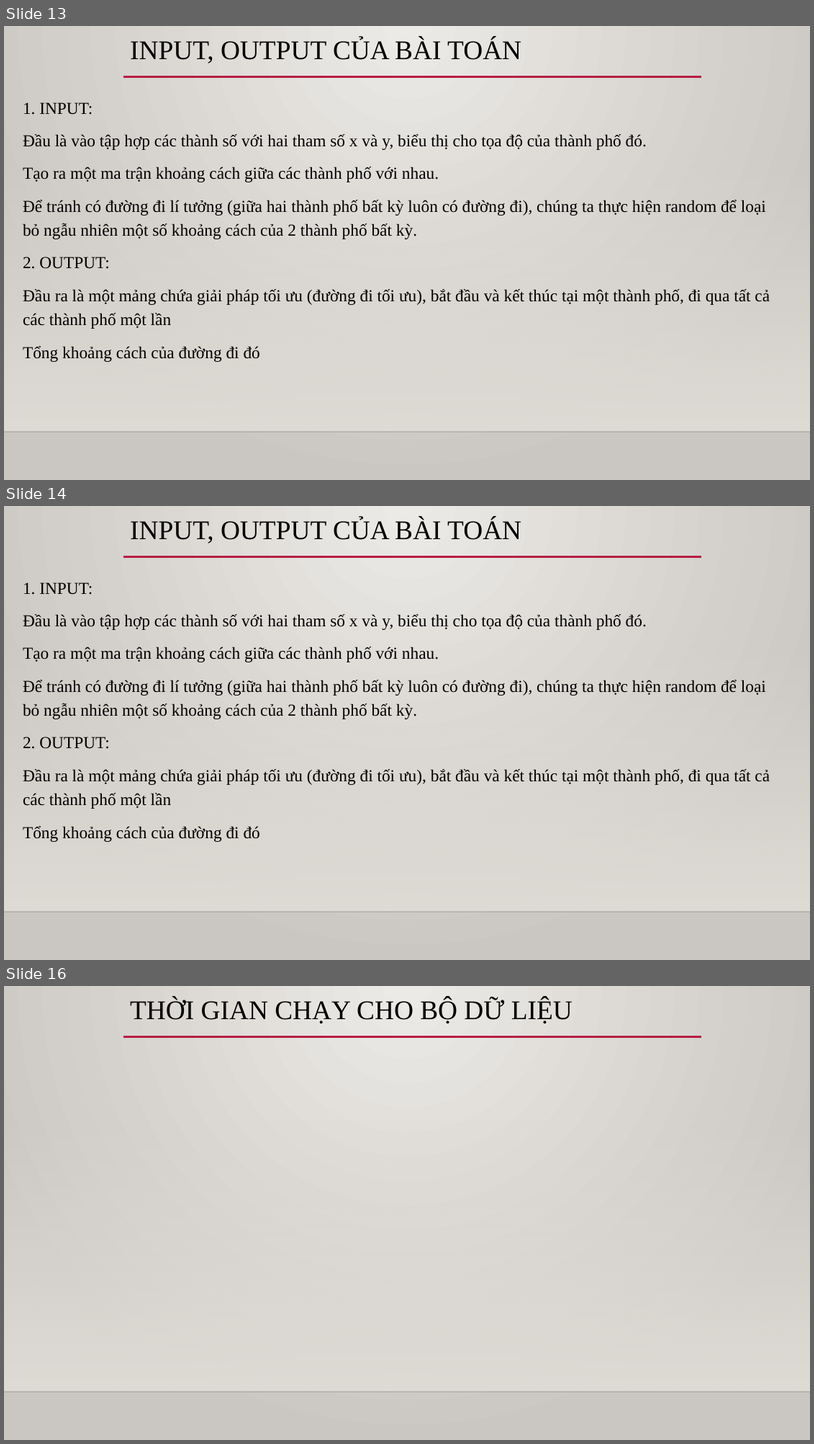
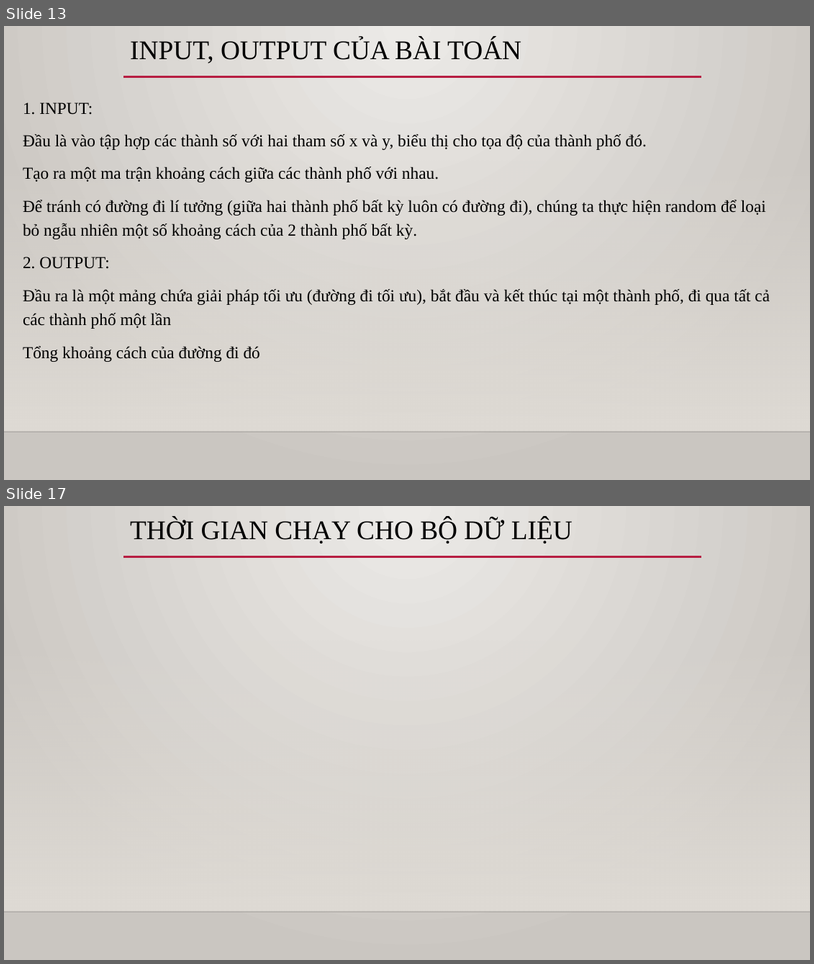
Before and after one commit to maihathm/PTTKGT-midterm, a slide deck: Slide_TT/52000775_52000896_52000092.pptx. Shown one above the other, each under a label of ours: slides 13, 14 and 16 before the commit, slides 13 and 17 after it; the slides between them are not shown. The pictures are 814x1444 and 814x964 pixels, drawn with LibreOffice and Linux fonts; fonts in the diff are those of the drawing; background and template pictures are left out. Boxes give left, top, right and bottom in pixels: in the first picture for what was removed or moved away, otherwise in the second. Text is boxed around its words. In the diff, an @@ line names an element or a change of style, - is before the commit and + after.

```diff
--- a/Slide_TT/52000775_52000896_52000092.pptx
+++ b/Slide_TT/52000775_52000896_52000092.pptx
@@ slide 14 removed at (4,506,810,960), background gradient #ECEAE7 to #CAC7C1; not listed: 3 template elements that a slide beside it also shows @@
@@ title removed at (130,518,522,543) @@
-INPUT, OUTPUT CỦA BÀI TOÁN
@@ text removed at (23,582,770,842) @@
-1. INPUT:
-Đầu là vào tập hợp các thành số với hai tham số x và y, biểu thị cho tọa độ của thành phố đó.
-Tạo ra một ma trận khoảng cách giữa các thành phố với nhau.
-Để tránh có đường đi lí tưởng (giữa hai thành phố bất kỳ luôn có đường đi), chúng ta thực hiện random để loại bỏ ngẫu nhiên một số khoảng cách của 2 thành phố bất kỳ.
-2. OUTPUT:
-Đầu ra là một mảng chứa giải pháp tối ưu (đường đi tối ưu), bắt đầu và kết thúc tại một thành phố, đi qua tất cả các thành phố một lần
-Tổng khoảng cách của đường đi đó
@@ what was slide 16 is now slide 17 @@
```
Also in this commit, not shown: 1 slide changed, 2 slides added.
